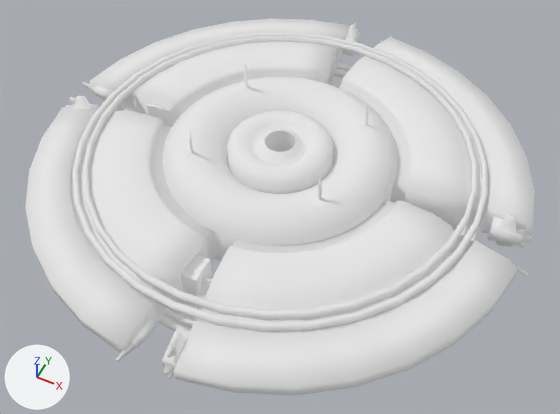
A saved change to the COLLADA model Objects3d/ufo.dae.
Before and after are seen from a 50 mm camera at (99.0, -198.2, 224.2) aimed at (5.1, -10.3, -10.7). Arrows for +X, +Y and +Z are at lower left; the lights stay in place. Where no turn or scale is listed for an object, it has been applied to the vertices.

Objects in the first picture: 'InnerHull', 'Landing1', 'Landing1NW', 'Landing2', 'Landing2NW', 'Landing5NW', 'LandingBlock', 'Monogun', 'MonogunNW', 'MonogunSE', 'OuterHull', 'OuterHullNE', 'OuterHullNW', 'OuterHullSE', 'RailingInnerLow', 'RailingInnerTop', 'RailingOuterLow', 'RailingOuterTop', 'Trigun', 'TrigunNE', 'TrigunNW', 'TrigunSE', 'Turbine'.
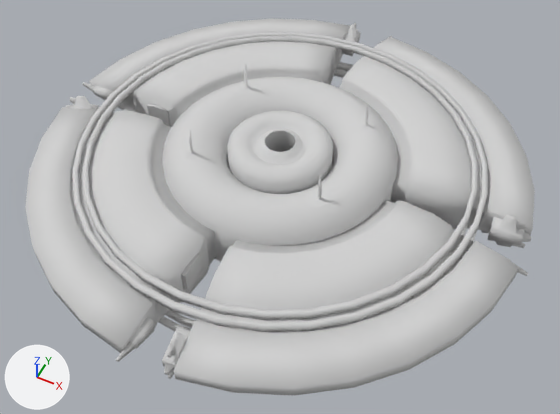
Where the change shows, as pixel boxes [x1, y1, x2, y2] in the pictures (560 x 414 px):
'OuterHullSE', recoloured, surface changed (white to grey): [174, 200, 519, 396] in both
'OuterHull', recoloured, surface changed: [25, 107, 216, 353] in both
'InnerHull', recoloured, surface changed (white to grey): [162, 64, 398, 262] in both
'OuterHullNE', recoloured, surface changed (white to grey): [339, 37, 535, 235] in both
'OuterHullNW', recoloured, surface changed (white to grey): [89, 18, 350, 127] in both
'RailingInnerTop', recoloured, surface changed (white to grey): [82, 36, 477, 320] in both
'RailingOuterTop', recoloured, surface changed (white to grey): [72, 32, 488, 332] in both
'Turbine', recoloured, surface changed (white to grey): [227, 111, 333, 194] in both
'TrigunNE', recoloured, surface changed (white to grey): [487, 214, 531, 248] in both
'LandingBlock', recoloured, surface changed, moved (not visible afterwards): before [181, 254, 212, 294]
'TrigunSE', recoloured, surface changed (white to grey): [162, 328, 190, 379] in both
'Monogun', recoloured, surface changed: [116, 317, 155, 362] in both
'RailingInnerLow', recoloured, surface changed: [165, 68, 467, 328] in both
'RailingOuterLow', recoloured, surface changed: [123, 62, 477, 332] in both
'Trigun', recoloured, surface changed (white to grey): [65, 95, 99, 111] in both
'Landing2', recoloured, surface changed, moved, turned: before [195, 292, 206, 310]; after [181, 254, 200, 277]
'TrigunNW', recoloured, surface changed (white to grey): [342, 23, 361, 56] in both
'MonogunNW', recoloured, surface changed (white to grey): [82, 82, 113, 100] in both
'Landing1', recoloured, surface changed, moved, turned: before [200, 276, 212, 294]; after [191, 261, 201, 277]
'Landing2NW', recoloured, surface changed: [147, 104, 169, 117] in both
'Landing3', recoloured, surface changed, moved, turned (not visible before): after [181, 275, 192, 289]
'MonogunSE', recoloured, surface changed: [489, 248, 528, 276] in both
'Landing1NW', recoloured, surface changed: [154, 113, 169, 121] in both
'Landing3NW', recoloured, surface changed: [147, 107, 155, 117] in both
'LandingFoot', recoloured, surface changed, moved, turned (not visible before): after [183, 269, 201, 290]
'Landing4', recoloured, surface changed, moved, turned (not visible before): after [191, 264, 201, 281]
'Landing4NW', recoloured, surface changed: [157, 117, 170, 123] in both
'Landing5', recoloured, surface changed, moved, turned (not visible before): after [194, 267, 201, 278]
'MonogunNE', recoloured, surface changed: [374, 36, 392, 48] in both
'Landing5NW', recoloured, surface changed: [163, 122, 170, 125] in both

The edits, one by one:
In material 'UFOMAT' (mat_ufomat), emission_color is no longer (0.15, 0.15, 0.15), dark grey #6c6c6c.
In material 'UFOMAT' (mat_ufomat), emission_strength is no longer 1.0.
Object 'LandingBlock' (ob_landingblock) moves from (-3.887, -61.05, 0.228) to (-11.51, -60.92, 0.228).
Object 'Landing1' (ob_landing1) turns from (-115, 0.9, -1.4) to (0, 0, 0) degrees about x, y and z.
Object 'Landing2' (ob_landing2) turns from (177, -0.1, -2) to (0, 0, 0) degrees about x, y and z.
